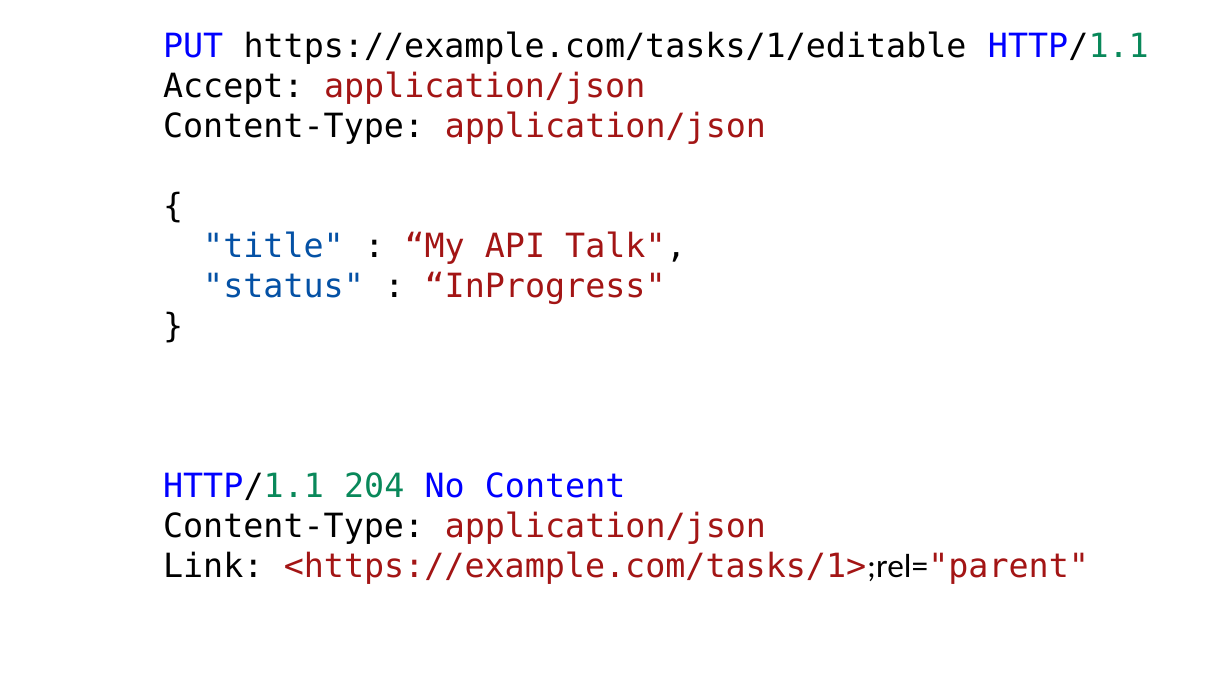
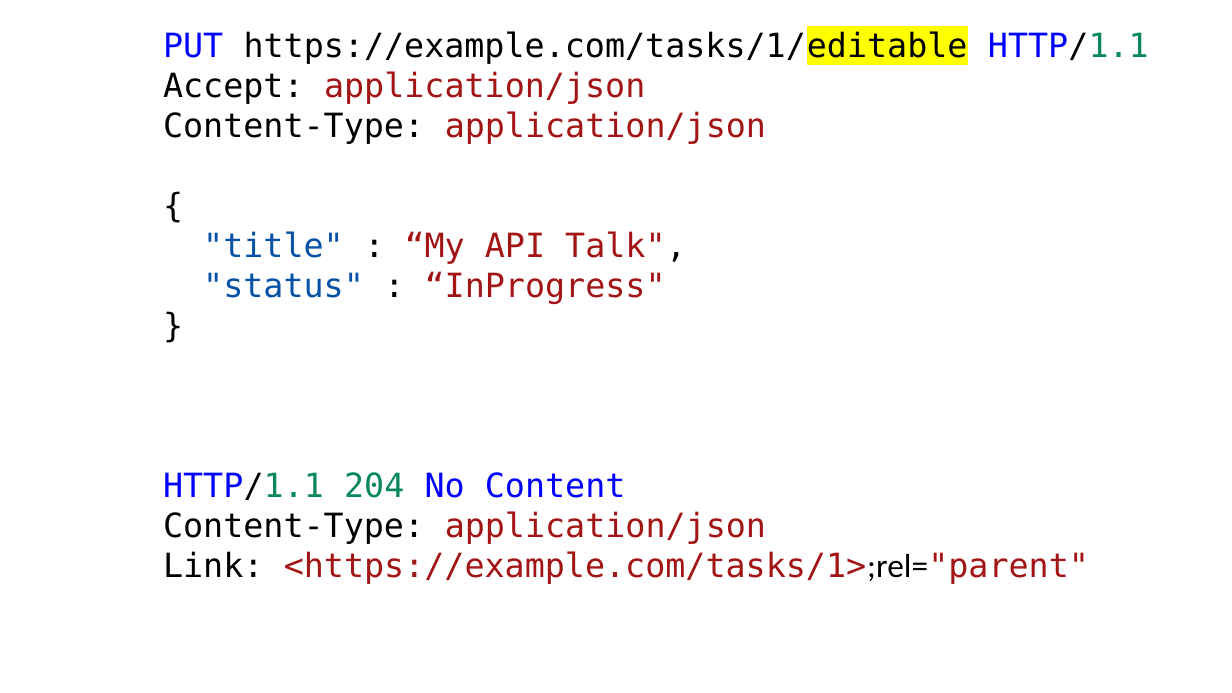
Before and after one commit to holytshirt/httpapipatterns, a slide deck: slide 23 of http api patterns.pptx. Drawn at 1232x693 pixels with LibreOffice and Linux fonts; fonts in the diff are those of the drawing. Boxes give left, top, right and bottom in pixels: in the first picture for what was removed or moved away, otherwise in the second. Text is boxed around its words. In the diff, an @@ line names an element or a change of style, - is before the commit and + after.

```diff
--- a/http api patterns.pptx
+++ b/http api patterns.pptx
@@ text at box(163, 29, 1149, 64): highlight none to #FFFF00 in "https://example.com/tasks/1/editable" @@
```
Also in this commit, not shown: 5 other slides changed.
